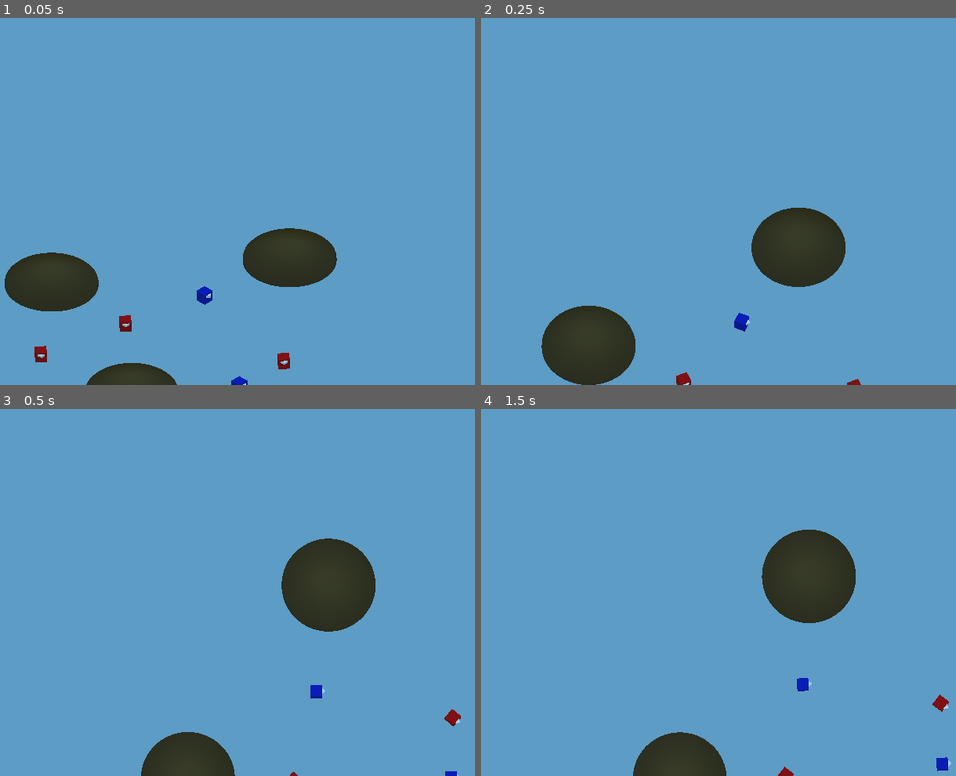
Above: before the commit, frames 1-4 (two rows, left to right).
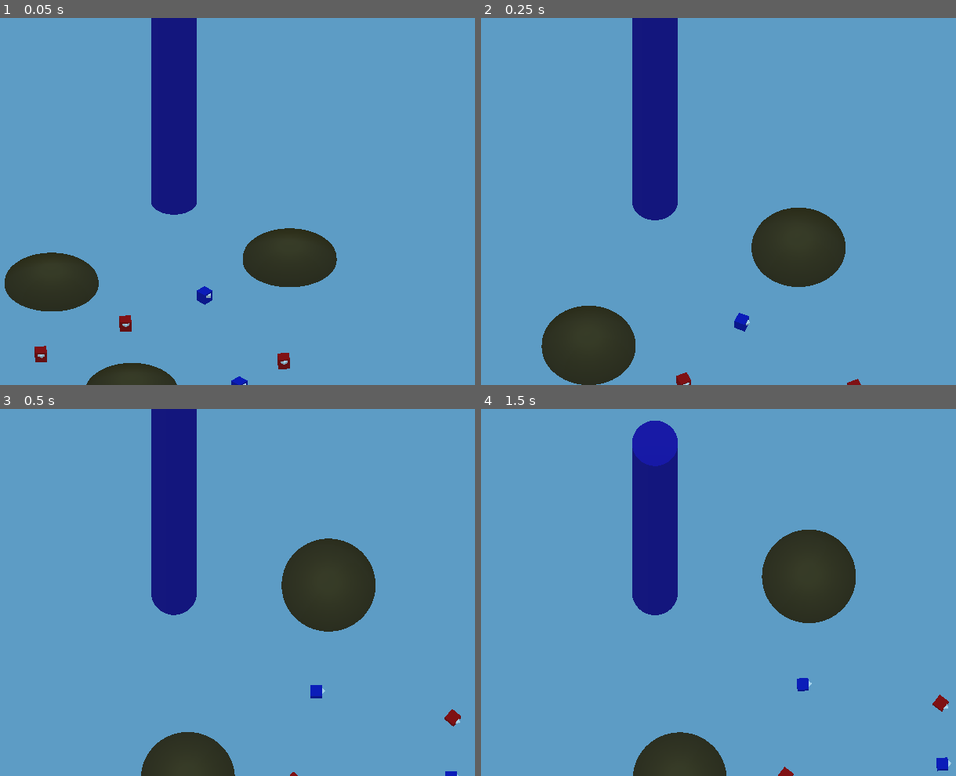
Above: after the commit, the same moments.

Repository: GoDandrea/Drown-in-Future
Game: Godot game, scene res://scenes/World.tscn
The game is run twice, just before and just after one commit, with the same random seed, the same clock (stepped at 60 frames per second) and the same inputs.
Inputs (mouse positions are in pixels of both pictures, inside the frame that each line leads up to):
- Up to frame 1 (0.05 s): no input
- Up to frame 2 (0.25 s): no input
- Up to frame 3 (0.5 s): no input
- Up to frame 4 (1.5 s): move the mouse to (794, 574) at 0.52 s; press the mouse at (794, 574) at 0.53 s; tap Enter at 1.25 s; move the mouse to (528, 610) at 1.27 s; release the mouse at (528, 610) at 1.28 s; right-click (528, 610) at 1.35 s

The runs differ from the first frame. In frame 1, 5.1% of the frame differs, in the area x 31-42%, y 0-54%; in frame 2, 5.2%; in frame 3, 5.2%, in the area x 31-42%, y 0-57%; in frame 4, 4.8%.

Commit message:
Adds Placeholder

Diff:
--- a/scenes/World.tscn
+++ b/scenes/World.tscn
@@ -21,6 +21,11 @@
 
 [sub_resource type="ConvexPolygonShape" id=6]
 points = PoolVector3Array( -1, 1, 1, 1, 1, -1, 1, 1, 1, -1, 1, -1, -1, -1, 1, 1, -1, -1, 1, -1, 1, -1, -1, -1, 1, 1, 1, -1, 1, -1, 1, 1, -1, -1, 1, 1, 1, -1, 1, -1, -1, -1, 1, -1, -1, -1, -1, 1, 1, 1, 1, -1, -1, 1, -1, 1, 1, 1, -1, 1, 1, 1, -1, -1, -1, -1, -1, 1, -1, 1, -1, -1 )
+
+[sub_resource type="CylinderMesh" id=7]
+
+[sub_resource type="SpatialMaterial" id=8]
+albedo_color = Color( 0.133333, 0.0862745, 0.705882, 1 )
 
 [node name="World" type="Spatial"]
 
@@ -98,6 +103,11 @@
 [node name="CollisionShape" type="CollisionShape" parent="Navigation/NavigationMeshInstance/MeshInstance5/StaticBody"]
 shape = SubResource( 6 )
 
+[node name="Placeholder" type="MeshInstance" parent="Navigation/NavigationMeshInstance"]
+transform = Transform( 4, 0, 0, 0, 100, 0, 0, 0, 4, 0, 100, 0 )
+mesh = SubResource( 7 )
+material/0 = SubResource( 8 )
+
 [node name="Unit" parent="Navigation" instance=ExtResource( 2 )]
 transform = Transform( 1, 0, 0, 0, 1, 0, 0, 0, 1, -27.2568, 0, 45.8155 )
 
Not shown: 1 places in scenes/World.tscn that only renumber resources
